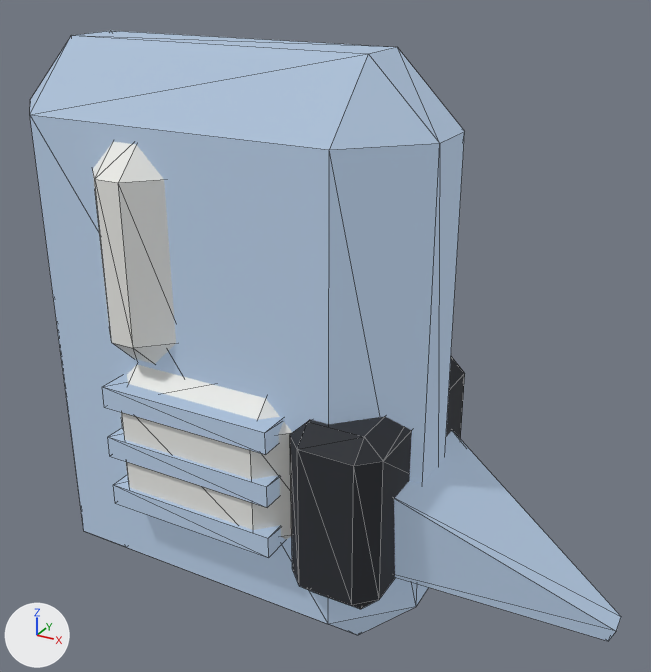
The glTF model public/models/quickreply_m0_2.glb as it was, and as the next commit left it.
One viewpoint serves both versions: a 50 mm camera at (0.124, -0.379, 0.225) aimed at (-0.088, 0.007, 0.032). Every picture has the same lights, and +X, +Y and +Z are marked at lower left. The picture after the commit comes second. Mesh edges are drawn as thin lines. Where no turn or scale is listed for an object, it has been applied to the vertices. Vertices at exactly the same position are counted once.

Before the edit, the objects in view are built like this:
```python
me_quickreply_m0_2_mesh = bpy.data.meshes.new('quickreply_m0_2_mesh')
me_quickreply_m0_2_mesh.from_pydata(...)  # 128 vertices, 224 faces; spans x -0.26..0.082, y -0.067..0.067, z -0.14..0.18
# faces by material slot: [92, 88, 44]
me_quickreply_m0_2_mesh.materials.append(mat_8fa0b4_r0_85_m0_0_e0_5)  # greyish blue #8fa0b4, glowing greyish blue #677483
me_quickreply_m0_2_mesh.materials.append(mat_plastic_white_r0_85_m0_0_e0_0)  # white #eeeeea
me_quickreply_m0_2_mesh.materials.append(mat_plastic_black_r0_85_m0_0_e0_0)  # dark grey #2a2d33
ob_quickreply_m0_2_mesh = bpy.data.objects.new('quickreply_m0_2_mesh', me_quickreply_m0_2_mesh)
ob_quickreply_m0_2_mesh.location = (0.0, 0.0, 0.0)
```
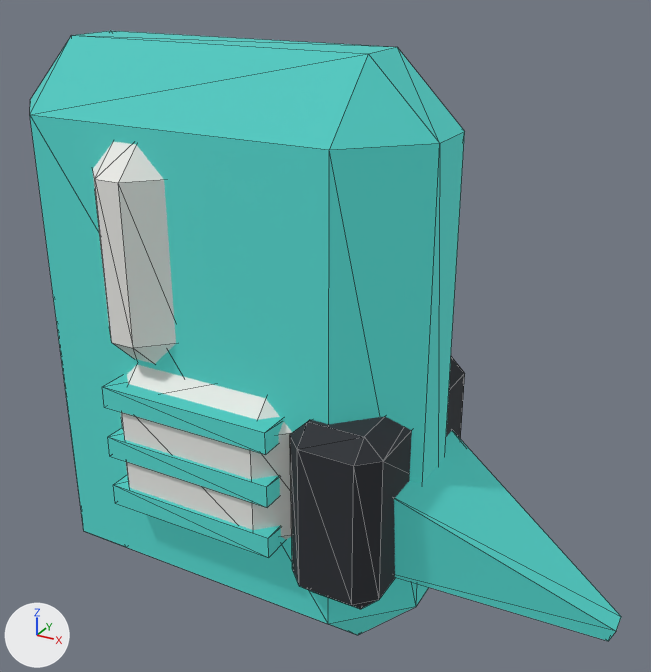
Pixel boxes (x1, y1, x2, y2) of what changed, in the pictures (651 x 672 px):
part 1 of me_quickreply_m0_2_mesh, recoloured (greyish blue to cyan)
    both: (30, 31, 621, 641)

Patch to the scene script:
```diff
--- a/public/models/quickreply_m0_2.glb.py
+++ b/public/models/quickreply_m0_2.glb.py
@@ mat_3fa7a0_r0_85_m0_0_e0_5 @@
+mat_3fa7a0_r0_85_m0_0_e0_5 = principled_material('#3fa7a0_r0.85_m0.0_e0.5')
+mat_3fa7a0_r0_85_m0_0_e0_5.base_color = (0.0497, 0.386, 0.352)  # cyan #3fa7a0
+mat_3fa7a0_r0_85_m0_0_e0_5.roughness = 0.85
+mat_3fa7a0_r0_85_m0_0_e0_5.emission_color = (0.0249, 0.193, 0.176)  # dark cyan #2c7a74
+mat_3fa7a0_r0_85_m0_0_e0_5.emission_strength = 1.0
@@ me_quickreply_m0_2_mesh @@
 me_quickreply_m0_2_mesh.from_pydata(...)  # 128 vertices, 224 faces; spans x -0.26..0.082, y -0.067..0.067, z -0.14..0.18
 # used by ob_quickreply_m0_2_mesh; location = (0.0, 0.0, 0.0)
+# me_quickreply_m0_2_mesh part 1: all 92 faces that had it switch from mat_8fa0b4_r0_85_m0_0_e0_5 (greyish blue #8fa0b4, glowing greyish blue #677483) to mat_3fa7a0_r0_85_m0_0_e0_5 (cyan #3fa7a0, glowing dark cyan #2c7a74)
 me_quickreply_m0_2_mesh.materials.append(mat_plastic_white_r0_85_m0_0_e0_0)
```
